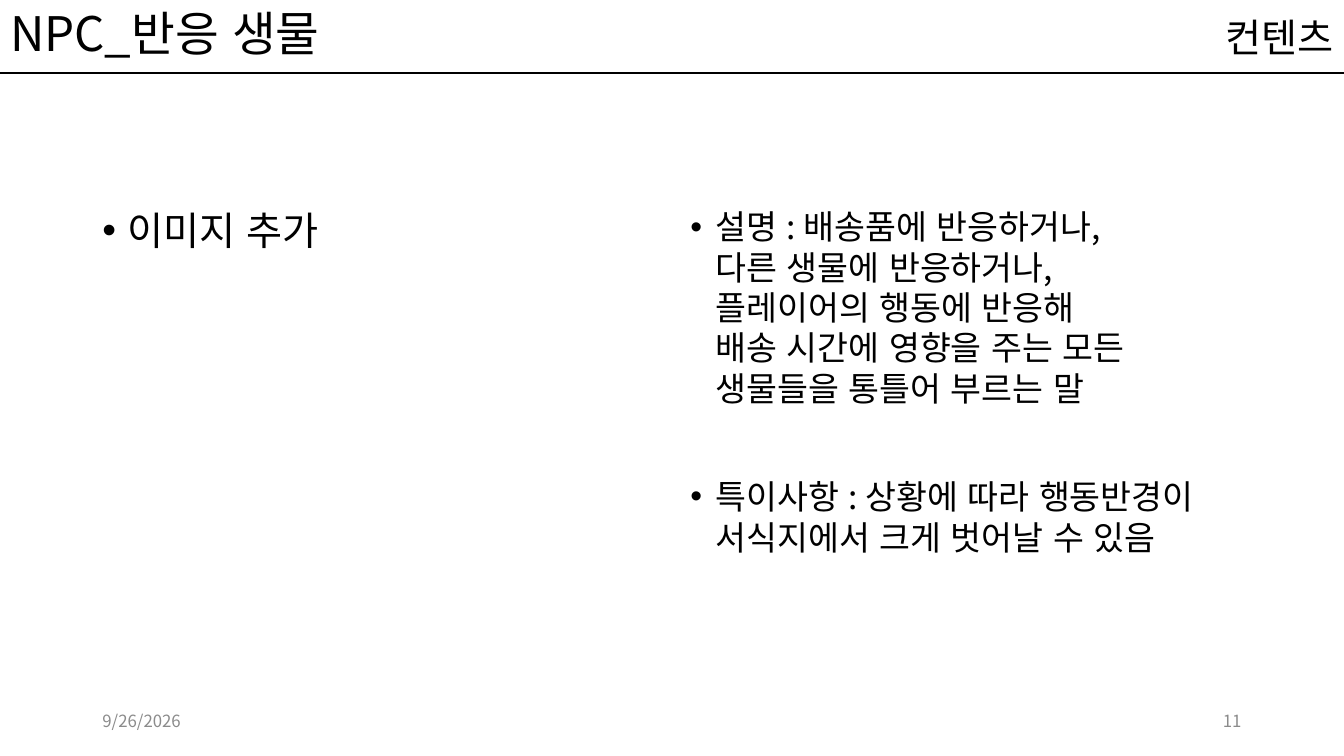
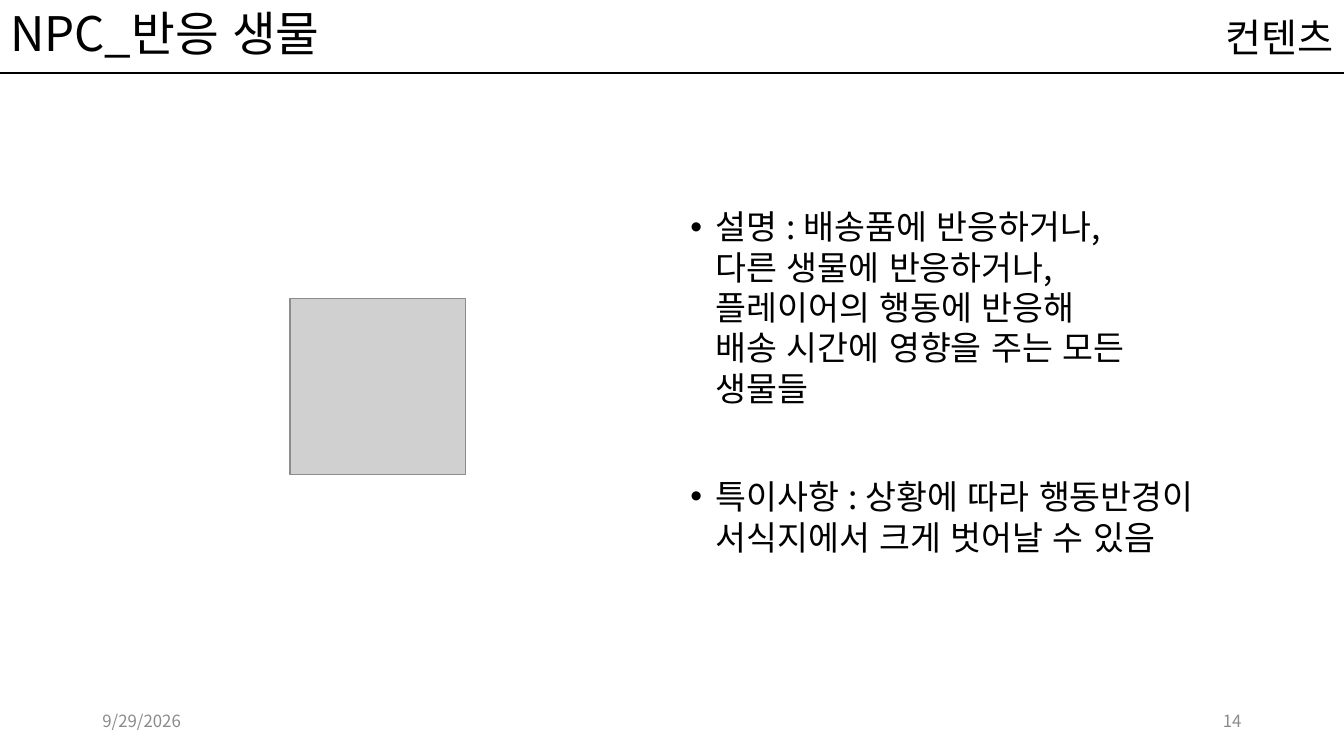
Before and after one commit to kwakyerin/2026_Graduation_Project, a slide deck: slide 14 of documents/HyunahKwon/design/designing/for_teammates/배트와 달트_기획서.pptx (slide 11 before the commit). Drawn at 1344x756 pixels with LibreOffice and Linux fonts; fonts in the diff are those of the drawing; grey boxes stand for pictures. Boxes give left, top, right and bottom in pixels: in the first picture for what was removed or moved away, otherwise in the second. Text is boxed around its words. In the diff, an @@ line names an element or a change of style, - is before the commit and + after.

```diff
--- a/documents/HyunahKwon/design/designing/for_teammates/배트와 달트_기획서.pptx
+++ b/documents/HyunahKwon/design/designing/for_teammates/배트와 달트_기획서.pptx
@@ text removed at (x1=128, y1=212, x2=319, y2=248) @@
-• 이미지 추가
@@ text at (x1=716, y1=211, x2=1125, y2=404): text changed @@
-• 설명 : 배송품에 반응하거나,
-  다른 생물에 반응하거나,
-  플레이어의 행동에 반응해
-  배송 시간에 영향을 주는 모든
-  생물들을 통틀어 부르는 말
+• 설명 : 배송품에 반응하거나,
+  다른 생물에 반응하거나,
+  플레이어의 행동에 반응해
+  배송 시간에 영향을 주는 모든
+  생물들
@@ picture added at (x1=290, y1=299, x2=466, y2=475) @@
@@ text at (x1=102, y1=714, x2=180, y2=730): text changed @@
-9/26/2026
+9/29/2026
@@ page number at (x1=1223, y1=715, x2=1242, y2=727): text changed @@
-11
+14
```
Also in this commit, not shown: 21 other slides changed, 13 slides added, 1 slide removed, 3 other files.
